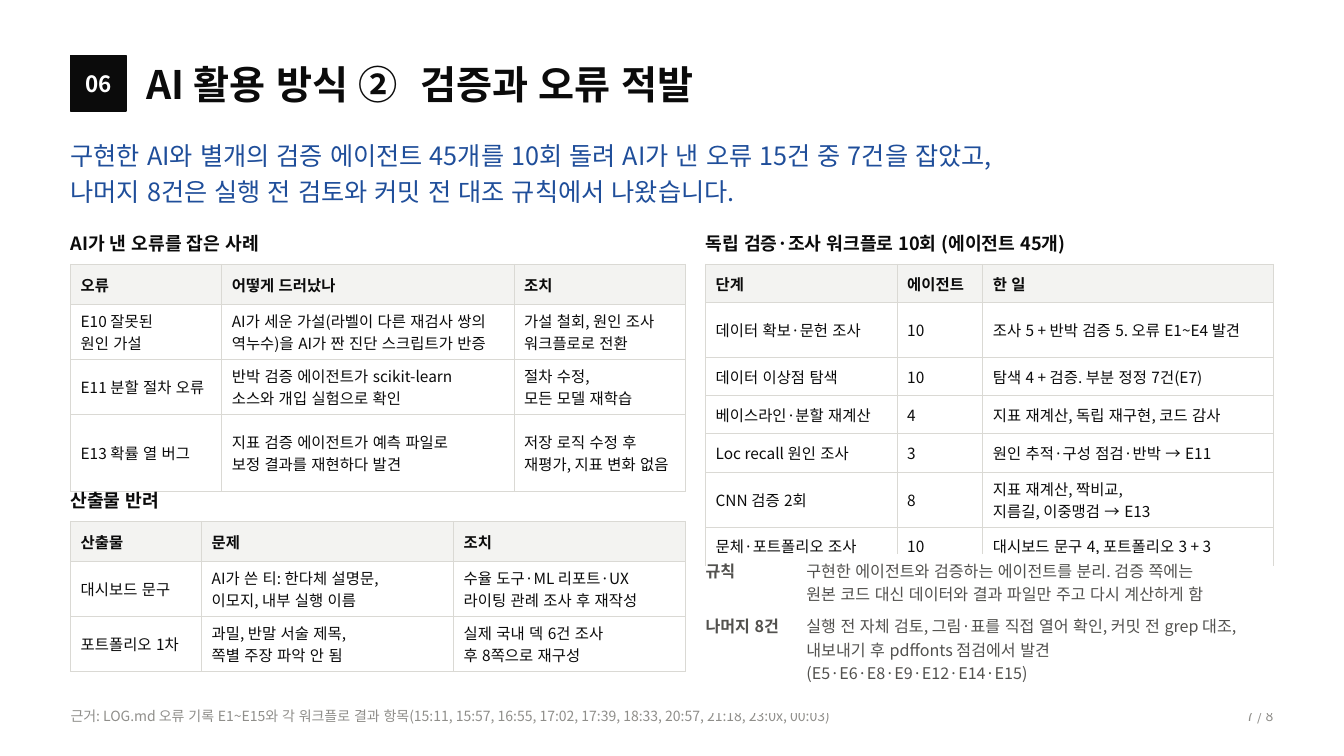
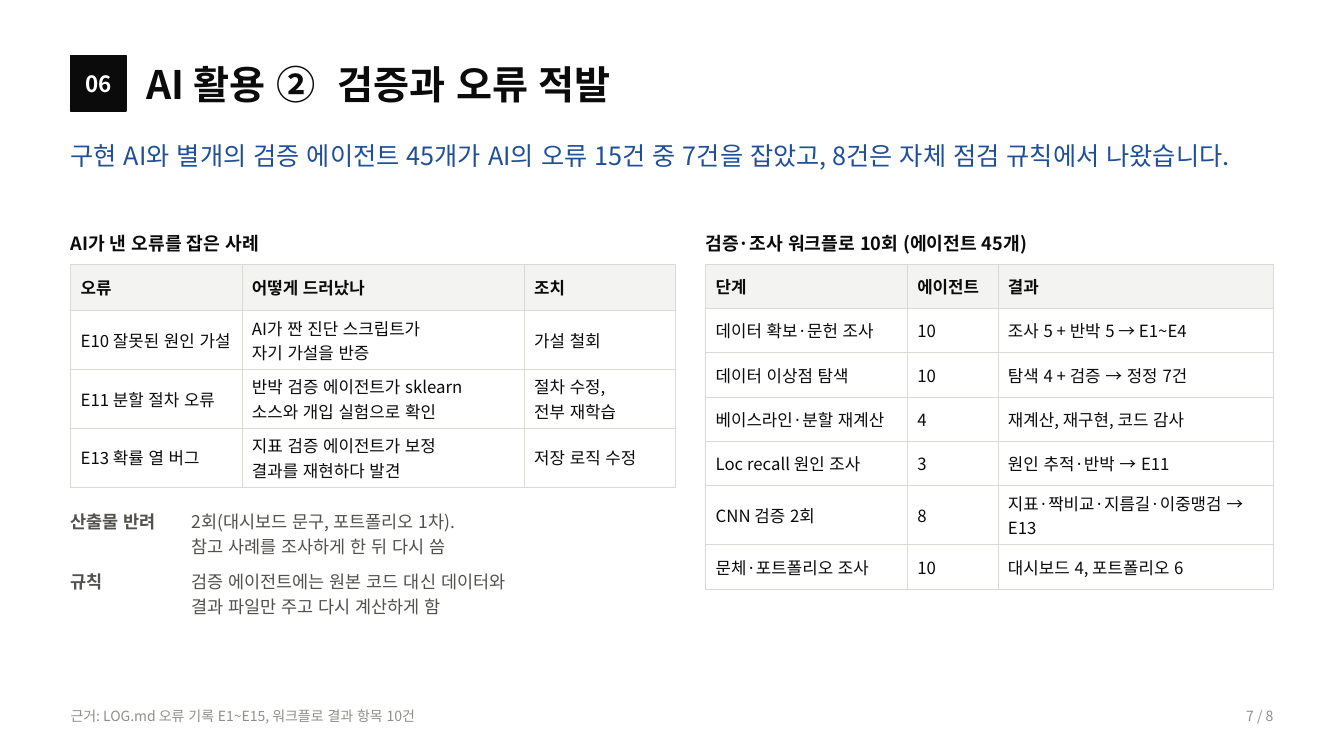
Before and after one commit to sl2ver/wm811k-wafer-defect-classification, a slide deck: slide 7 of portfolio/portfolio.pptx. Drawn at 1344x756 pixels with LibreOffice and Linux fonts; fonts in the diff are those of the drawing. Boxes give left, top, right and bottom in pixels: in the first picture for what was removed or moved away, otherwise in the second. Text is boxed around its words. In the diff, an @@ line names an element or a change of style, - is before the commit and + after.

```diff
--- a/portfolio/portfolio.pptx
+++ b/portfolio/portfolio.pptx
@@ text at (146, 65, 611, 103): text changed @@
-AI 활용 방식 ② 검증과 오류 적발
+AI 활용 ② 검증과 오류 적발
@@ text at (71, 144, 1230, 170): text changed @@
-구현한 AI와 별개의 검증 에이전트 45개를 10회 돌려 AI가 낸 오류 15건 중 7건을 잡았고,
-나머지 8건은 실행 전 검토와 커밋 전 대조 규칙에서 나왔습니다.
+구현 AI와 별개의 검증 에이전트 45개가 AI의 오류 15건 중 7건을 잡았고, 8건은 자체 점검 규칙에서 나왔습니다.
@@ text at (706, 234, 1027, 254): text changed @@
-독립 검증·조사 워크플로 10회 (에이전트 45개)
+검증·조사 워크플로 10회 (에이전트 45개)
@@ table at (71, 264, 676, 483) @@
-row 2, column 2: AI가 세운 가설(라벨이 다른 재검사 쌍의 역누수)을 AI가 짠 진단 스크립트가 반증
+row 2, column 2: AI가 짠 진단 스크립트가 자기 가설을 반증
-row 2, column 3: 가설 철회, 원인 조사 워크플로로 전환
+row 2, column 3: 가설 철회
-row 3, column 2: 반박 검증 에이전트가 scikit-learn 소스와 개입 실험으로 확인
+row 3, column 2: 반박 검증 에이전트가 sklearn 소스와 개입 실험으로 확인
-row 3, column 3: 절차 수정, 모든 모델 재학습
+row 3, column 3: 절차 수정, 전부 재학습
-row 4, column 2: 지표 검증 에이전트가 예측 파일로 보정 결과를 재현하다 발견
+row 4, column 2: 지표 검증 에이전트가 보정 결과를 재현하다 발견
-row 4, column 3: 저장 로직 수정 후 재평가, 지표 변화 없음
+row 4, column 3: 저장 로직 수정
@@ size 11 to 12 pt in "오류", "어떻게 드러났나", "조치", "E10 잘못된 원인 가설" and 2 more places @@
@@ table: place and size @@
-table at (71, 264, 686, 477)
+table at (71, 264, 676, 483)
@@ table at (706, 264, 1273, 581) @@
-row 1, column 3: 한 일
+row 1, column 3: 결과
-row 2, column 3: 조사 5 + 반박 검증 5. 오류 E1~E4 발견
+row 2, column 3: 조사 5 + 반박 5 → E1~E4
-row 3, column 3: 탐색 4 + 검증. 부분 정정 7건(E7)
+row 3, column 3: 탐색 4 + 검증 → 정정 7건
-row 4, column 3: 지표 재계산, 독립 재구현, 코드 감사
+row 4, column 3: 재계산, 재구현, 코드 감사
-row 5, column 3: 원인 추적·구성 점검·반박 → E11
+row 5, column 3: 원인 추적·반박 → E11
-row 6, column 3: 지표 재계산, 짝비교, 지름길, 이중맹검 → E13
+row 6, column 3: 지표·짝비교·지름길·이중맹검 → E13
-row 7, column 3: 대시보드 문구 4, 포트폴리오 3 + 3
+row 7, column 3: 대시보드 4, 포트폴리오 6
@@ size 11 to 12 pt in "단계", "에이전트", "데이터 확보·문헌 조사", "10" and 10 more places @@
@@ table at (71, 504, 676, 619) @@
-산출물 | 문제 | 조치
-대시보드 문구 | AI가 쓴 티: 한다체 설명문, 이모지, 내부 실행 이름 | 수율 도구·ML 리포트·UX 라이팅 관례 조사 후 재작성
-포트폴리오 1차 | 과밀, 반말 서술 제목, 쪽별 주장 파악 안 됨 | 실제 국내 덱 6건 조사 후 8쪽으로 재구성
+산출물 반려 | 2회(대시보드 문구, 포트폴리오 1차). 참고 사례를 조사하게 한 뒤 다시 씀
+규칙 | 검증 에이전트에는 원본 코드 대신 데이터와 결과 파일만 주고 다시 계산하게 함
@@ table: place and size @@
-table at (71, 521, 686, 667)
+table at (71, 504, 676, 619)
@@ text removed at (71, 491, 159, 509) @@
-산출물 반려
@@ table removed at (706, 555, 1273, 686), 2 rows, 2 columns @@
-규칙 | 구현한 에이전트와 검증하는 에이전트를 분리. 검증 쪽에는 원본 코드 대신 데이터와 결과 파일만 주고 다시 계산하게 함
-나머지 8건 | 실행 전 자체 검토, 그림·표를 직접 열어 확인, 커밋 전 grep 대조, 내보내기 후 pdffonts 점검에서 발견(E5·E6·E8·E9·E12·E14·E15)
@@ text at (71, 709, 415, 724): text changed @@
-근거: LOG.md 오류 기록 E1~E15와 각 워크플로 결과 항목(15:11, 15:57, 16:55, 17:02, 17:39, 18:33, 20:57, 21:18, 23:0x, 00:03)
+근거: LOG.md 오류 기록 E1~E15, 워크플로 결과 항목 10건
```
Also in this commit, not shown: 6 other slides changed, 15 other files.
